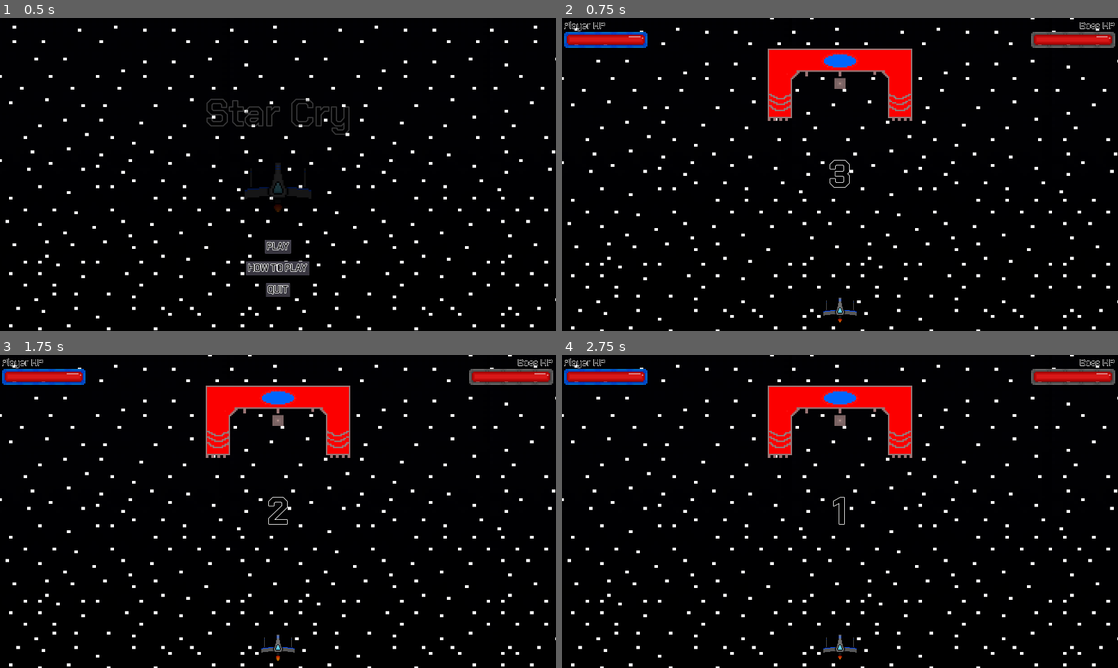
Above: before the commit, frames 1-4 (two rows, left to right).
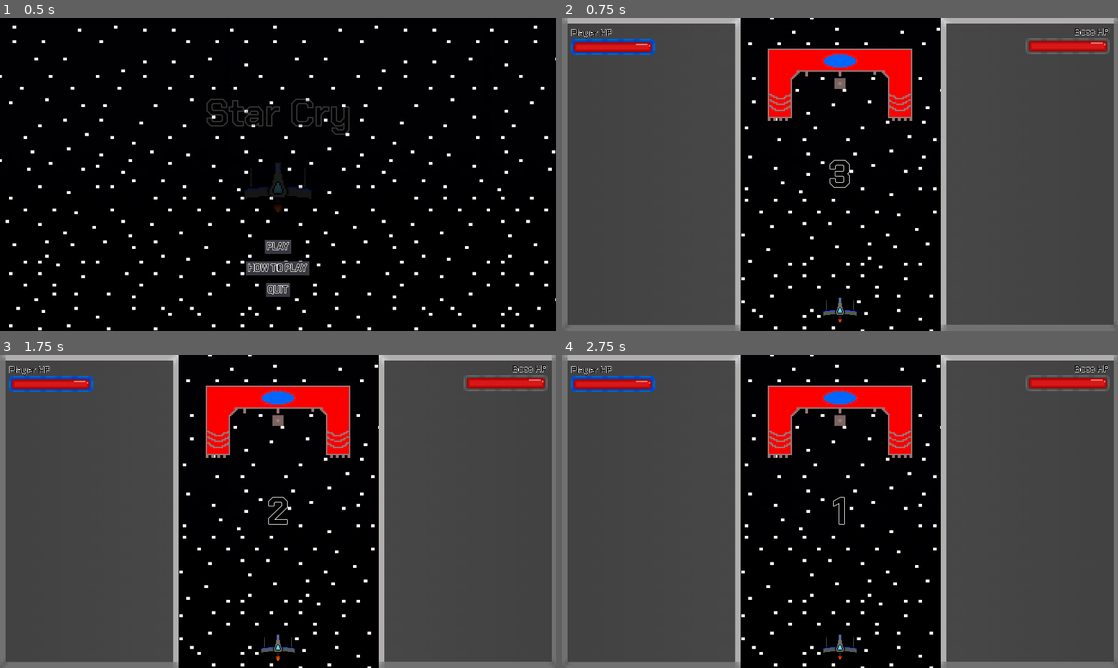
Above: after the commit, the same moments.

Repository: Cecilist/Final-BossFightBulletShooter
Game: Godot game, scene res://Menu/MainMenu.tscn
The game is run twice, just before and just after one commit, with the same random seed, the same clock (stepped at 60 frames per second) and the same inputs.
Inputs:
- Up to frame 1 (0.5 s): no input
- Up to frame 2 (0.75 s): click "PLAY" at 0.5 s
- Up to frame 3 (1.75 s): tap Enter (play_game) at 1.25, 1.35 s; hold D (move_right) from 1.28 s (still down)
- Up to frame 4 (2.75 s): tap Space (shoot) at 2, 2.1 s; release D (move_right) at 2.03 s; hold S (move_down) from 2.03 s (still down)

Frame 1 is identical in both runs. In frame 2, 64% of the frame differs, in the area x 0-100%, y 0-100%; in frame 3, 64%; in frame 4, 64%.

Commit message:
Add HUD background

Diff:
--- a/project/HUD/HUD.tscn
+++ b/project/HUD/HUD.tscn
@@ -1,7 +1,8 @@
-[gd_scene load_steps=7 format=2]
+[gd_scene load_steps=8 format=2]
 
 [ext_resource path="res://HUD/Health Bar.png" type="Texture" id=1]
 [ext_resource path="res://HUD/Boss Health Outline.png" type="Texture" id=2]
+[ext_resource path="res://HUD/HUD Background.png" type="Texture" id=3]
 [ext_resource path="res://HUD/Player Health Outline.png" type="Texture" id=4]
 [ext_resource path="res://Font/ChakraPetch-Medium.ttf" type="DynamicFontData" id=5]
 
@@ -22,15 +23,20 @@
 "_edit_use_anchors_": false
 }
 
-[node name="PlayerHealthBar" type="Node2D" parent="."]
+[node name="PlayerHUD" type="Node2D" parent="."]
 position = Vector2( 151.191, 75 )
 scale = Vector2( 0.5, 0.5 )
 
-[node name="PlayerHPLabel" type="Label" parent="PlayerHealthBar"]
-margin_left = -291.647
-margin_top = -140.0
-margin_right = -0.647003
-margin_bottom = -56.0
+[node name="PlayerHUDBackground" type="Sprite" parent="PlayerHUD"]
+position = Vector2( 315.621, 928.95 )
+scale = Vector2( 1.93, 2 )
+texture = ExtResource( 3 )
+
+[node name="PlayerHPLabel" type="Label" parent="PlayerHUD"]
+margin_left = -242.912
+margin_top = -89.1458
+margin_right = 48.0883
+margin_bottom = -5.14578
 custom_fonts/font = SubResource( 1 )
 custom_colors/font_color = Color( 0, 0, 0, 1 )
 text = "Player HP"
@@ -40,32 +46,40 @@
 "_edit_use_anchors_": false
 }
 
-[node name="PlayerHealth" type="Sprite" parent="PlayerHealthBar"]
-position = Vector2( -290, -55 )
+[node name="PlayerHealth" type="Sprite" parent="PlayerHUD"]
+position = Vector2( -241.265, -4.14578 )
 texture = ExtResource( 1 )
 centered = false
 
-[node name="PlayerHealthOutline" type="Sprite" parent="PlayerHealthBar"]
+[node name="PlayerHealthOutline" type="Sprite" parent="PlayerHUD"]
+position = Vector2( 48.7353, 50.8542 )
 z_index = 1
 texture = ExtResource( 4 )
 
-[node name="BossHealthBar" type="Node2D" parent="."]
+[node name="BossHUD" type="Node2D" parent="."]
 position = Vector2( 1764.65, 75 )
 scale = Vector2( 0.5, 0.5 )
 
-[node name="BossHealth" type="Sprite" parent="BossHealthBar"]
-position = Vector2( -290, -55 )
+[node name="BossHUDBackground" type="Sprite" parent="BossHUD"]
+position = Vector2( -296.196, 928.09 )
+scale = Vector2( 1.93, 2 )
+texture = ExtResource( 3 )
+flip_h = true
+
+[node name="BossHealth" type="Sprite" parent="BossHUD"]
+position = Vector2( -326.022, -10.5026 )
 texture = ExtResource( 1 )
 centered = false
 
-[node name="BossHealthOutline" type="Sprite" parent="BossHealthBar"]
+[node name="BossHealthOutline" type="Sprite" parent="BossHUD"]
+position = Vector2( -36.022, 44.4974 )
 texture = ExtResource( 2 )
 
-[node name="BossHPLabel" type="Label" parent="BossHealthBar"]
-margin_left = 42.226
-margin_top = -140.0
-margin_right = 290.226
-margin_bottom = -56.0
+[node name="BossHPLabel" type="Label" parent="BossHUD"]
+margin_left = 6.20404
+margin_top = -95.5026
+margin_right = 254.204
+margin_bottom = -11.5026
 custom_fonts/font = SubResource( 2 )
 custom_colors/font_color = Color( 0, 0, 0, 1 )
 text = "Boss HP"
--- a/project/Level/Level.gd
+++ b/project/Level/Level.gd
@@ -47,13 +47,13 @@
 		_show_unpause_timer()
 
 	# Displays the player's health
-	$Overlay/HUD/PlayerHealthBar/PlayerHealth.scale.x = $Player.player_health_percent
+	$Overlay/HUD/PlayerHUD/PlayerHealth.scale.x = $Player.player_health_percent
 	if $Player.player_health_percent == 0:
 		show_game_over()
 
 
 	# Displays the boss's remaining health
-	$Overlay/HUD/BossHealthBar/BossHealth.scale.x = $Boss.boss_health_percent
+	$Overlay/HUD/BossHUD/BossHealth.scale.x = $Boss.boss_health_percent
 	if $Boss.boss_health_percent == 0:
 		show_won_game()
 
Binary file added: project/HUD/HUD Background.png
Not shown, added: project/HUD/HUD Background.png.import
Not shown, added: raw_assets/textures/HUD/HUD Background.png
Not shown, changed: raw_assets/textures/HUD/HUD.aseprite
Not shown, added: raw_assets/textures/HUD/Health Bars.aseprite
